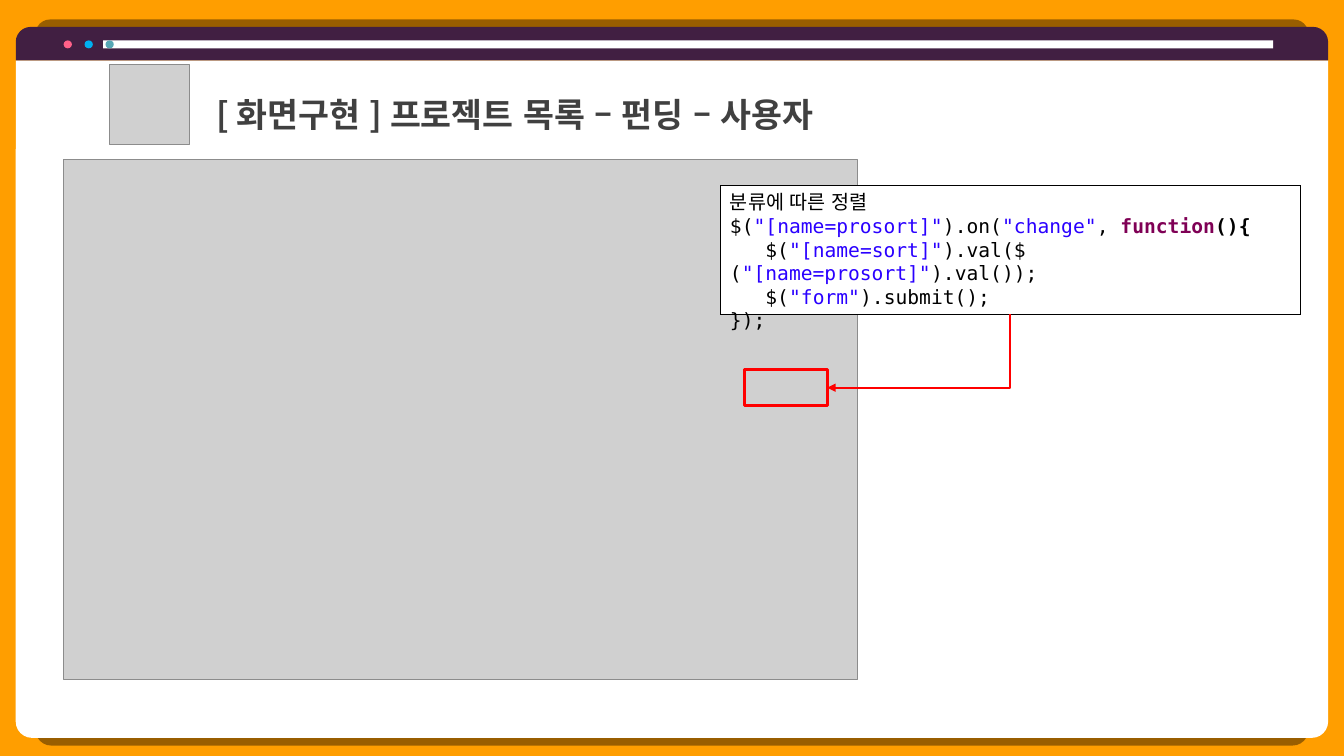
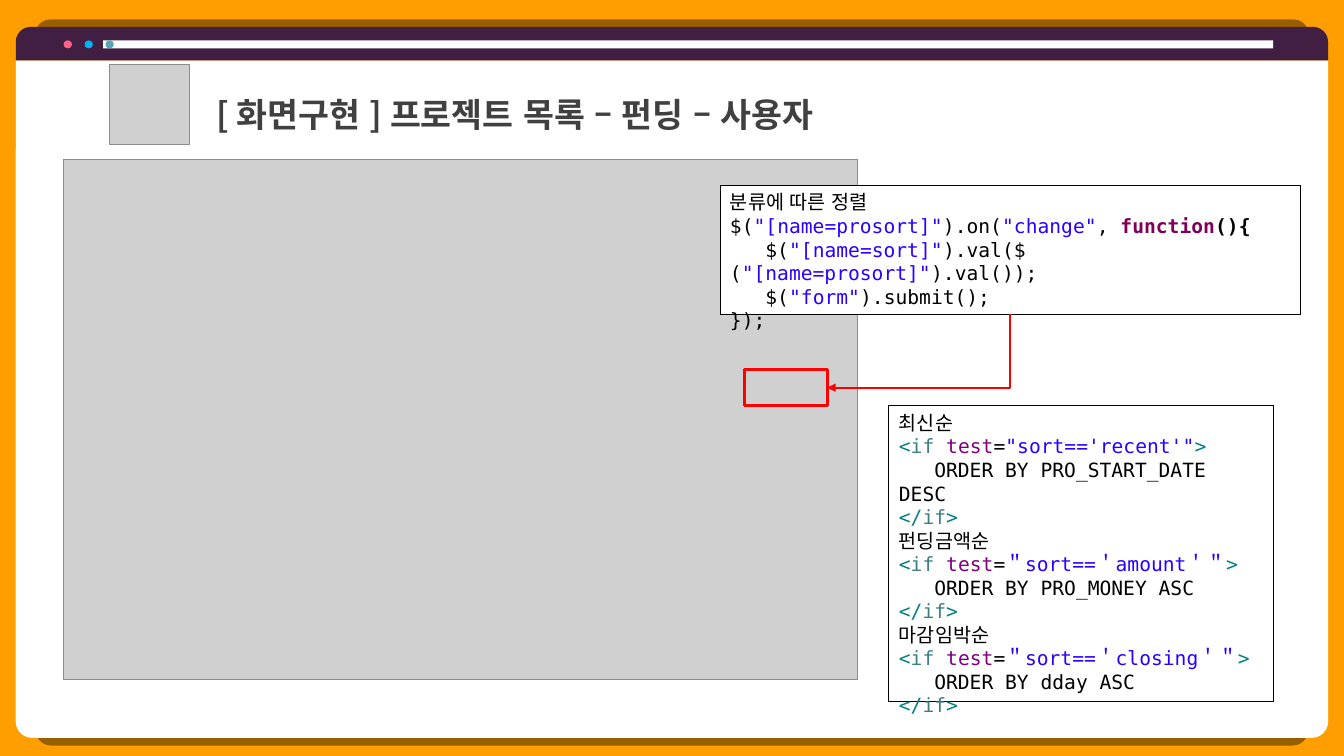
Before and after one commit to hhsw07/ezen-academy-projects, a slide deck: slide 4 of 0 발표용 파워포인트/0522 3차발표/0522 project06 - 파워포인트 - 민기.pptx. Drawn at 1344x756 pixels with LibreOffice and Linux fonts; fonts in the diff are those of the drawing; grey boxes stand for pictures. Boxes give left, top, right and bottom in pixels: in the first picture for what was removed or moved away, otherwise in the second. Text is boxed around its words. In the diff, an @@ line names an element or a change of style, - is before the commit and + after.

```diff
--- a/0 발표용 파워포인트/0522 3차발표/0522 project06 - 파워포인트 - 민기.pptx
+++ b/0 발표용 파워포인트/0522 3차발표/0522 project06 - 파워포인트 - 민기.pptx
@@ rectangle added at (889,406,1273,702), fill #FFFFFF, outline #000000 0.75 pt, 14 pt, text #000000 @@
+최신순
+<if test="sort=='recent'">
+ORDER BY PRO_START_DATE DESC
+</if>
+펀딩금액순
+<if test=＂sort==＇amount＇＂>
+ORDER BY PRO_MONEY ASC
+</if>
+마감임박순
+<if test=＂sort==＇closing＇＂>
+ORDER BY dday ASC
+</if>
```
Also in this commit, not shown: 1 other file.
